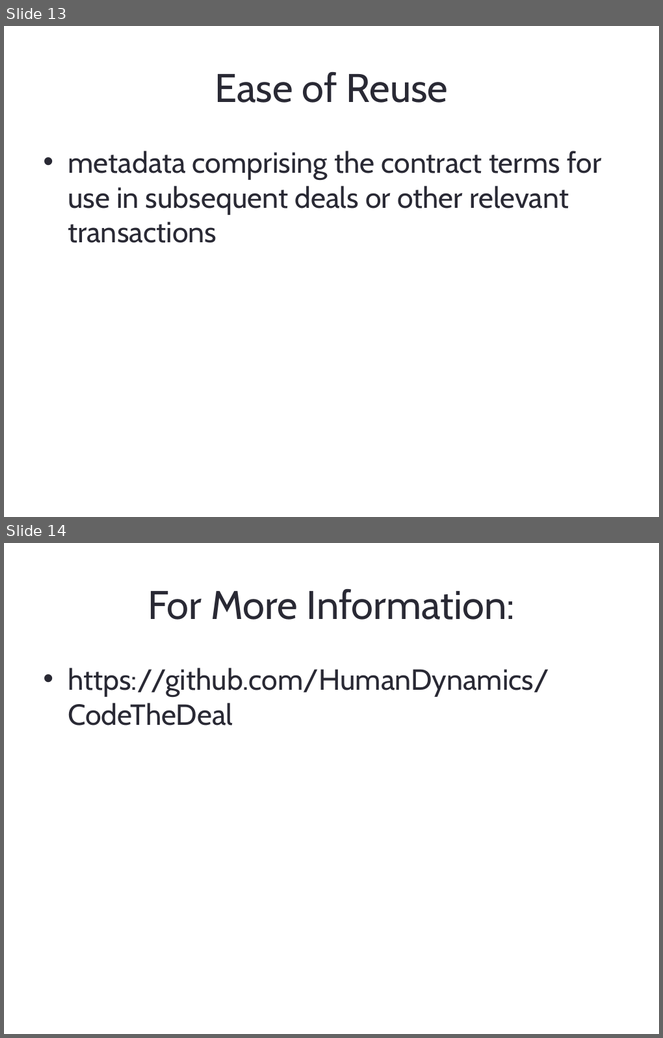
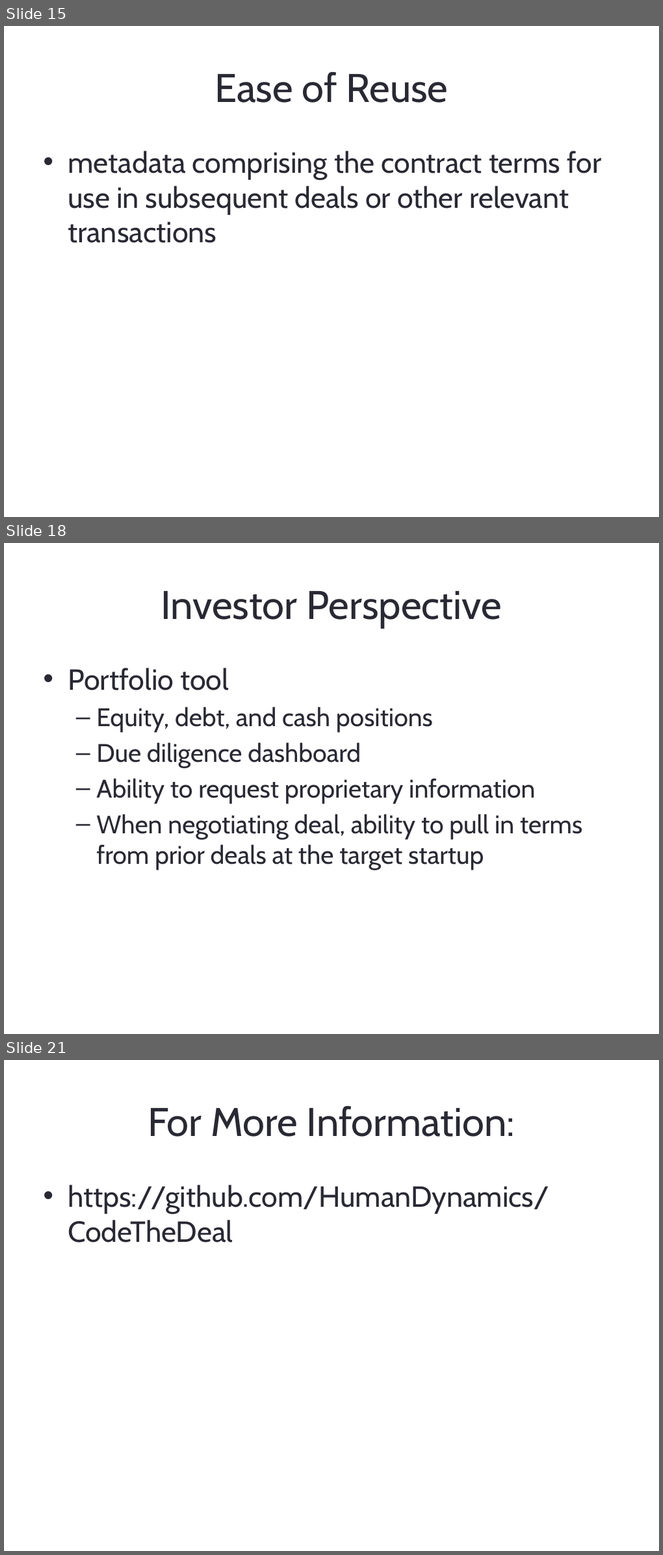
Before and after one commit to HumanDynamics/CodeTheDeal, a slide deck: Demo/Bcology.pptx. Shown one above the other, each under a label of ours: slides 13 and 14 before the commit, slides 15, 18 and 21 after it; the slides between them are not shown. The pictures are 663x1038 and 663x1555 pixels, drawn with LibreOffice and Linux fonts; fonts in the diff are those of the drawing. Boxes give left, top, right and bottom in pixels: in the first picture for what was removed or moved away, otherwise in the second. Text is boxed around its words. In the diff, an @@ line names an element or a change of style, - is before the commit and + after.

```diff
--- a/Demo/Bcology.pptx
+++ b/Demo/Bcology.pptx
@@ slide 18 added at (4,543,659,1034), background #FFFFFF @@
@@ title added at (161,591,501,628), 44 pt, text #292934 @@
+Investor Perspective
@@ text added at (68,668,582,870), 28 pt, text #292934 @@
+• Portfolio tool
+  – Equity, debt, and cash positions
+  – Due diligence dashboard
+  – Ability to request proprietary information
+  – When negotiating deal, ability to pull in terms from prior deals at the target startup
@@ what was slide 13 is now slide 15 @@
@@ what was slide 14 is now slide 21 @@
```
Also in this commit, not shown: 4 slides changed, 9 other slides added, 3 slides removed.
